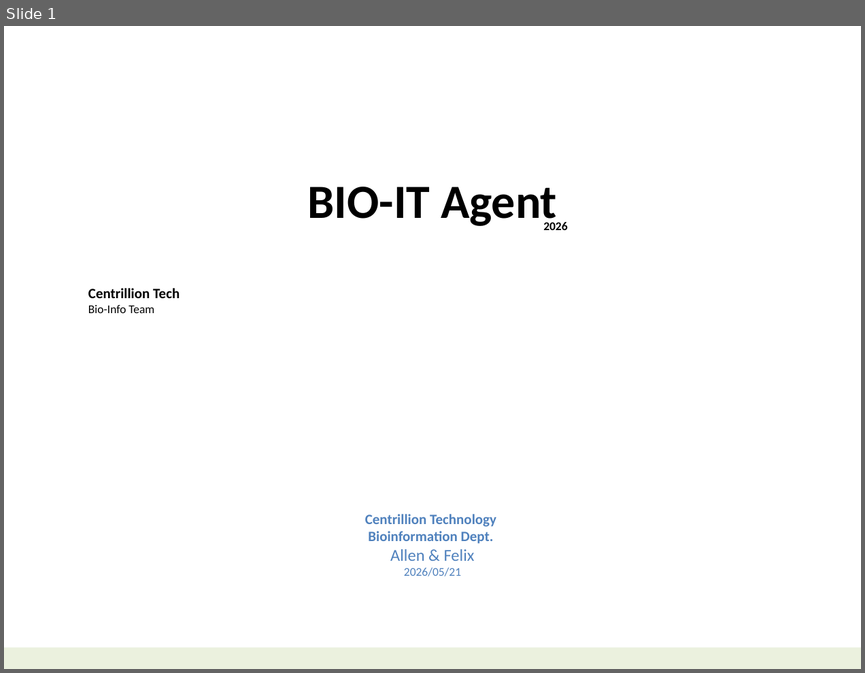
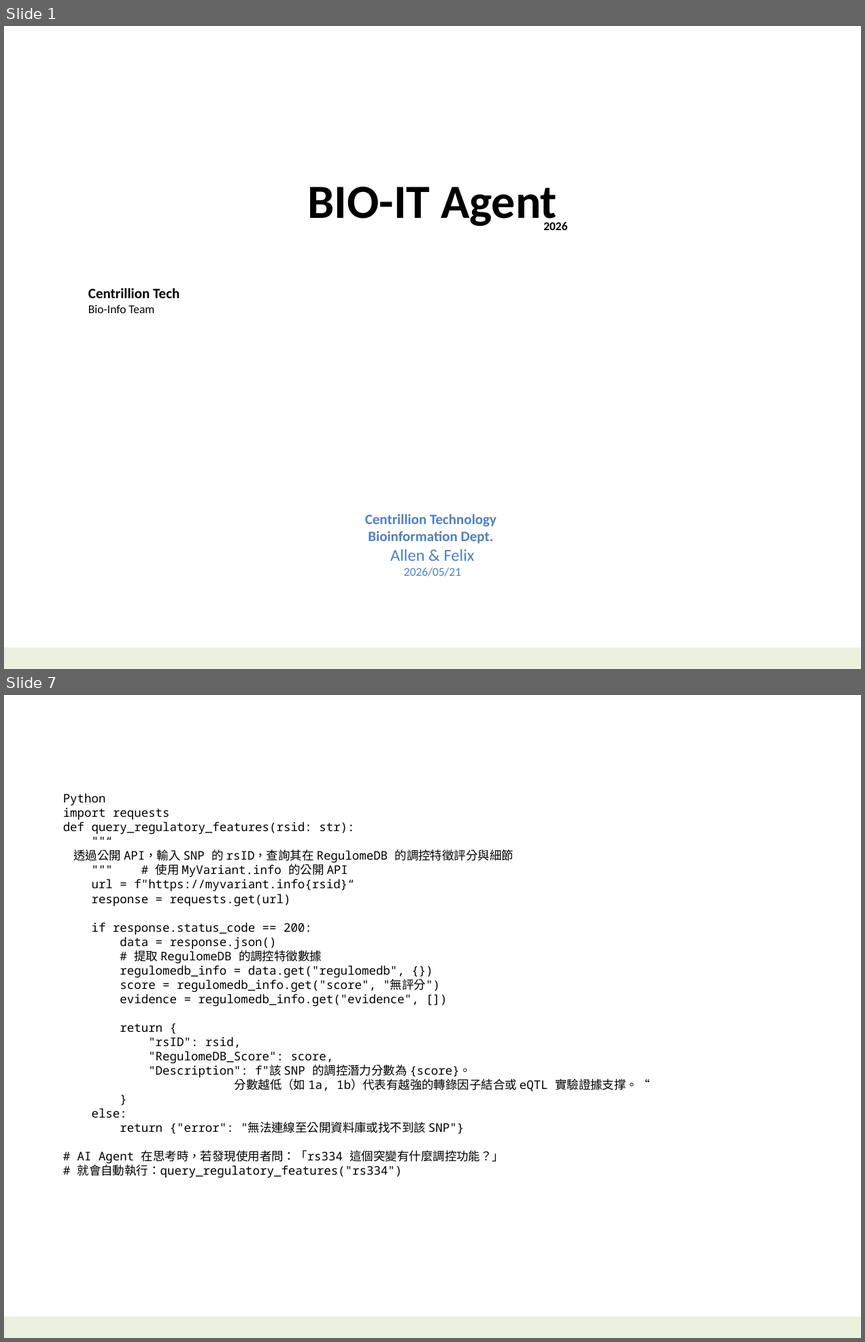
Before and after one commit to navibator/crazy-ai, a slide deck: bio-it-agent.pptx. Shown one above the other, each under a label of ours: slide 1 before the commit, slides 1 and 7 after it; the slides between them are not shown. The pictures are 865x673 and 865x1342 pixels, drawn with LibreOffice and Linux fonts; fonts in the diff are those of the drawing. Boxes give left, top, right and bottom in pixels: in the first picture for what was removed or moved away, otherwise in the second. Text is boxed around its words. In the diff, an @@ line names an element or a change of style, - is before the commit and + after.

Commit message:
bio-it agent

```diff
--- a/bio-it-agent.pptx
+++ b/bio-it-agent.pptx
@@ slide 7 added at box(4, 695, 861, 1338), background #FFFFFF; not listed: 1 template element that a slide beside it also shows @@
@@ text added at box(63, 793, 649, 1178), 10 pt, text #000000 @@
+Python
+import requests
+def query_regulatory_features(rsid: str):
+""“
+透過公開 API，輸入 SNP 的 rsID，查詢其在 RegulomeDB 的調控特徵評分與細節
+""" # 使用 MyVariant.info 的公開 API
+url = f"https://myvariant.info{rsid}“
+response = requests.get(url)
+if response.status_code == 200:
+data = response.json()
+# 提取 RegulomeDB 的調控特徵數據
+regulomedb_info = data.get("regulomedb", {})
+score = regulomedb_info.get("score", "無評分")
+evidence = regulomedb_info.get("evidence", [])
+return {
+"rsID": rsid,
+"RegulomeDB_Score": score,
+"Description": f"該 SNP 的調控潛力分數為 {score}。
+分數越低（如 1a, 1b）代表有越強的轉錄因子結合或 eQTL 實驗證據支撑。“
+}
+else:
+return {"error": "無法連線至公開資料庫或找不到該 SNP"}
+# AI Agent 在思考時，若發現使用者問：「rs334 這個突變有什麼調控功能？」
+# 就會自動執行：query_regulatory_features("rs334")
```
Also in this commit, not shown: 5 other slides added, 6 slides removed, 4 other files.
